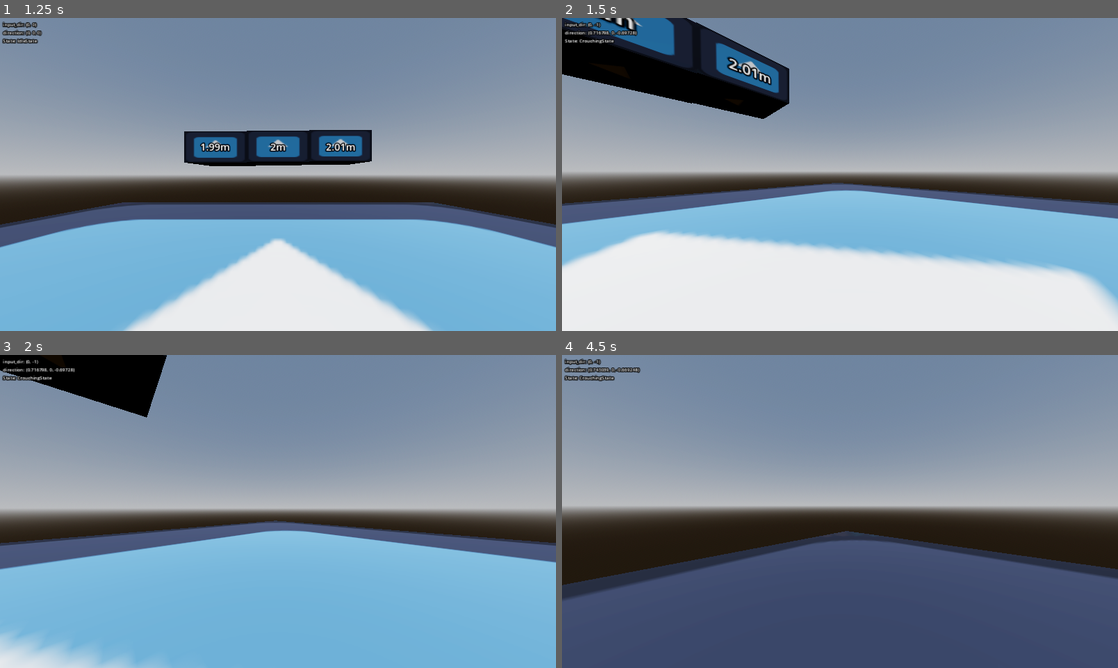
Above: before the commit, frames 1-4 (two rows, left to right).
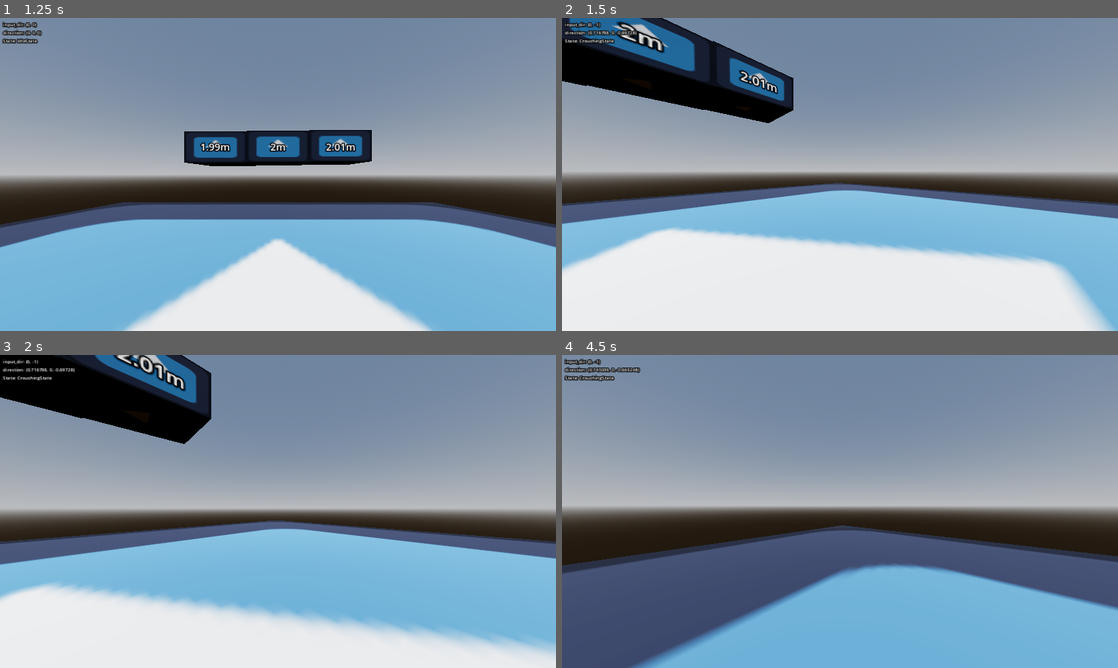
Above: after the commit, the same moments.

Repository: takanazwa5/ProjektMonopolowy
Game: Godot game, scene res://features/main_menu/main_menu.tscn
Two runs of this game, one before a commit and one after it. Both use one fixed random seed, a clock stepped at 60 frames per second and the inputs below. The engine's default icon, where the game draws it, is replaced by a stand-in: a white triangle on a blue panel in a dark square. Sound files missing from this copy of the repository are replaced by a short silence.
Inputs (mouse positions are in pixels of both pictures, inside the frame that each line leads up to):
- Up to frame 1 (1.25 s): click "Graj" at 0.5 s
- Up to frame 2 (1.5 s): tap Enter at 1.25 s; move the mouse to (867, 174) at 1.27 s; hold W (walk_forward) from 1.28 s (still down); hold Ctrl (crouch) from 1.28 s (still down)
- Up to frame 3 (2 s): keep holding W (walk_forward); keep holding Ctrl (crouch)
- Up to frame 4 (4.5 s): keep holding W (walk_forward); move the mouse to (812, 511) at 2.02 s; release Ctrl (crouch) at 2.03 s; tap Ctrl (crouch) at 2.1, 3.6 s; move the mouse to (851, 505) at 2.77 s; hold Ctrl (crouch) 2.78-3.53 s; move the mouse to (834, 517) at 3.52 s; move the mouse to (878, 514) at 4.27 s; hold Ctrl (crouch) from 4.28 s (still down)

Frame 1 is identical in both runs. In frame 2, 8.7% of the frame differs, in the area x 0-100%, y 0-100%; in frame 3, 25%; in frame 4, 26%, in the area x 0-100%, y 54-100%.

Commit message:
Adjust headbob while crouching

Diff:
--- a/features/player/player.gd
+++ b/features/player/player.gd
@@ -1,7 +1,11 @@
 class_name Player extends CharacterBody3D
 
 
-const SPEED : float = 2.5
+const SPEED_WALKING : float = 2.5
+const SPEED_CROUCHING : float = 1.5
+
+
+var speed : float = SPEED_WALKING
 
 
 func _ready() -> void:
@@ -21,6 +25,7 @@
 func _physics_process(delta: float) -> void:
 
 	if not is_on_floor():
+
 		velocity += get_gravity() * delta
 
 	var input_dir : Vector2 = Input.get_vector("walk_left", "walk_right", "walk_forward", "walk_backward")
@@ -30,11 +35,14 @@
 	DebugPanel.add_property(direction, "direction", 2)
 
 	if direction:
-		velocity.x = direction.x * SPEED
-		velocity.z = direction.z * SPEED
+
+		velocity.x = direction.x * speed
+		velocity.z = direction.z * speed
+
 	else:
-		velocity.x = move_toward(velocity.x, 0, SPEED)
-		velocity.z = move_toward(velocity.z, 0, SPEED)
+
+		velocity.x = move_toward(velocity.x, 0, speed)
+		velocity.z = move_toward(velocity.z, 0, speed)
 
 	move_and_slide()
 
--- a/features/player/player.tscn
+++ b/features/player/player.tscn
@@ -16,6 +16,7 @@
 [sub_resource type="Animation" id="Animation_xnuge"]
 resource_name = "Headbob"
 length = 1.6
+loop_mode = 1
 step = 0.4
 tracks/0/type = "bezier"
 tracks/0/imported = false
--- a/features/player/states/crouching_state.gd
+++ b/features/player/states/crouching_state.gd
@@ -7,21 +7,29 @@
 func enter() -> void:
 
 	%CrouchAnimationPlayer.play("Crouch")
+	player.speed = Player.SPEED_CROUCHING
 
 
 func update(_delta: float) -> void:
 
-	if Input.is_action_pressed("crouch") or %CrouchCast.is_colliding():
-
-		return
-
 	if is_zero_approx(player.velocity.length()):
 
-		transition.emit(%IdleState)
+		if not Input.is_action_pressed("crouch") and not %CrouchCast.is_colliding():
+
+			transition.emit(%IdleState)
+
+		%HeadbobAnimationPlayer.stop(true)
+		%Camera.create_tween().tween_property(%Camera, "position", Vector3.ZERO, 0.1).from_current()
 
 	else:
 
-		transition.emit(%WalkingState)
+		if not Input.is_action_pressed("crouch") and not %CrouchCast.is_colliding():
+
+			transition.emit(%WalkingState)
+
+		if not %HeadbobAnimationPlayer.is_playing():
+
+			%HeadbobAnimationPlayer.play("Headbob")
 
 
 func exit() -> void:
--- a/features/player/states/idle_state.gd
+++ b/features/player/states/idle_state.gd
@@ -6,7 +6,8 @@
 
 func enter() -> void:
 
-	%HeadbobAnimationPlayer.pause()
+	%HeadbobAnimationPlayer.stop(true)
+	%Camera.create_tween().tween_property(%Camera, "position", Vector3.ZERO, 0.1).from_current()
 
 
 func input_event(event: InputEvent) -> void:
--- a/features/player/states/walking_state.gd
+++ b/features/player/states/walking_state.gd
@@ -7,6 +7,8 @@
 func enter() -> void:
 
 	%HeadbobAnimationPlayer.play("Headbob")
+	%HeadbobAnimationPlayer.speed_scale = 1.5
+	player.speed = Player.SPEED_WALKING
 
 
 func input_event(event: InputEvent) -> void:
@@ -21,3 +23,8 @@
 	if is_zero_approx(player.velocity.length()):
 
 		transition.emit(%IdleState)
+
+
+func exit() -> void:
+
+	%HeadbobAnimationPlayer.speed_scale = 1.0
